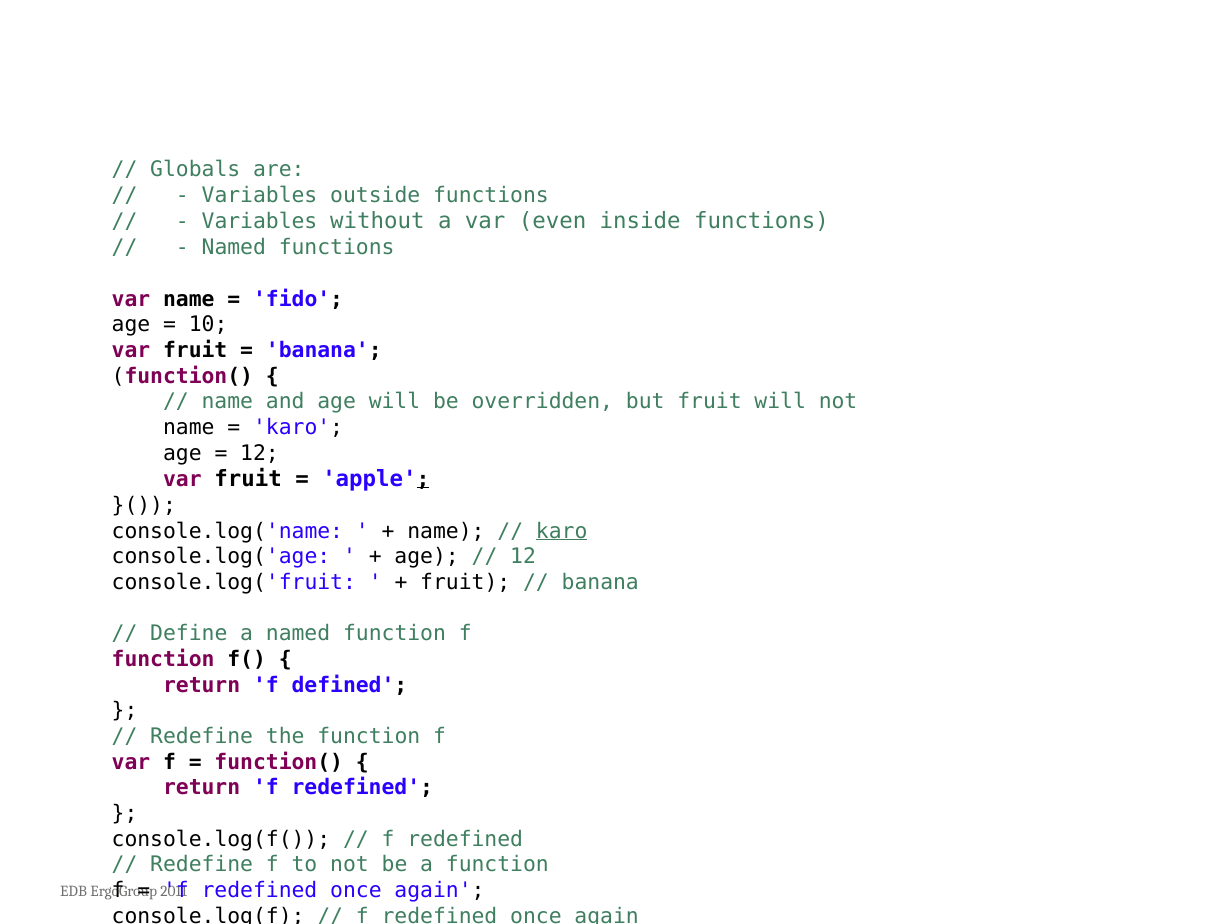
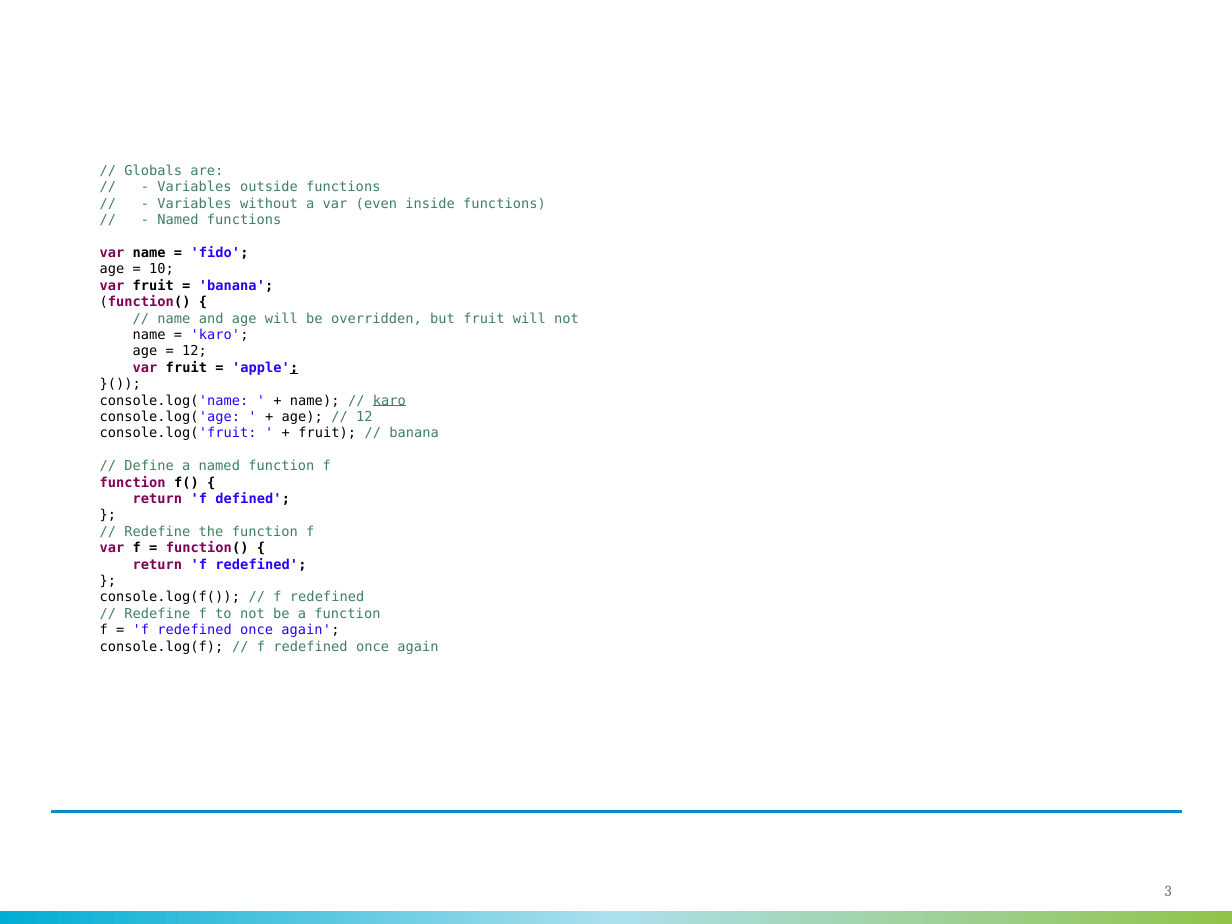
Before and after one commit to bjuvensjo/misc, a slide deck: slide 3 of js/minimize-globals/js-minimize-globals.pptx. Drawn at 1232x924 pixels with LibreOffice and Linux fonts; fonts in the diff are those of the drawing; background and template pictures are left out. Boxes give left, top, right and bottom in pixels: in the first picture for what was removed or moved away, otherwise in the second. Text is boxed around its words. In the diff, an @@ line names an element or a change of style, - is before the commit and + after.

```diff
--- a/js/minimize-globals/js-minimize-globals.pptx
+++ b/js/minimize-globals/js-minimize-globals.pptx
@@ text "// Globals are:": place and size @@
-text "// Globals are:" at box(112, 159, 858, 924)
+text "// Globals are:" at box(100, 164, 579, 654)
@@ text "// Globals are:" at box(100, 164, 579, 654): size 12.5 to 8 pt; size 13.1 to 8 pt in "without a var (even inside functions)", "fruit = 'apple';" @@
@@ line added from (51, 812) to (1181, 812), #0091C0 1.42 pt @@
@@ text removed at box(60, 882, 186, 900) @@
-EDB ErgoGroup 2011
@@ page number added at box(1165, 885, 1172, 896), 9 pt, text #70706F @@
+3
@@ rectangle added at box(0, 910, 1232, 924), fill gradient #00ADD3 to #ACE0ED to #91C349 @@
```
Also in this commit, not shown: 6 other slides changed, 1 slide added, 1 slide removed, 3 other files.
